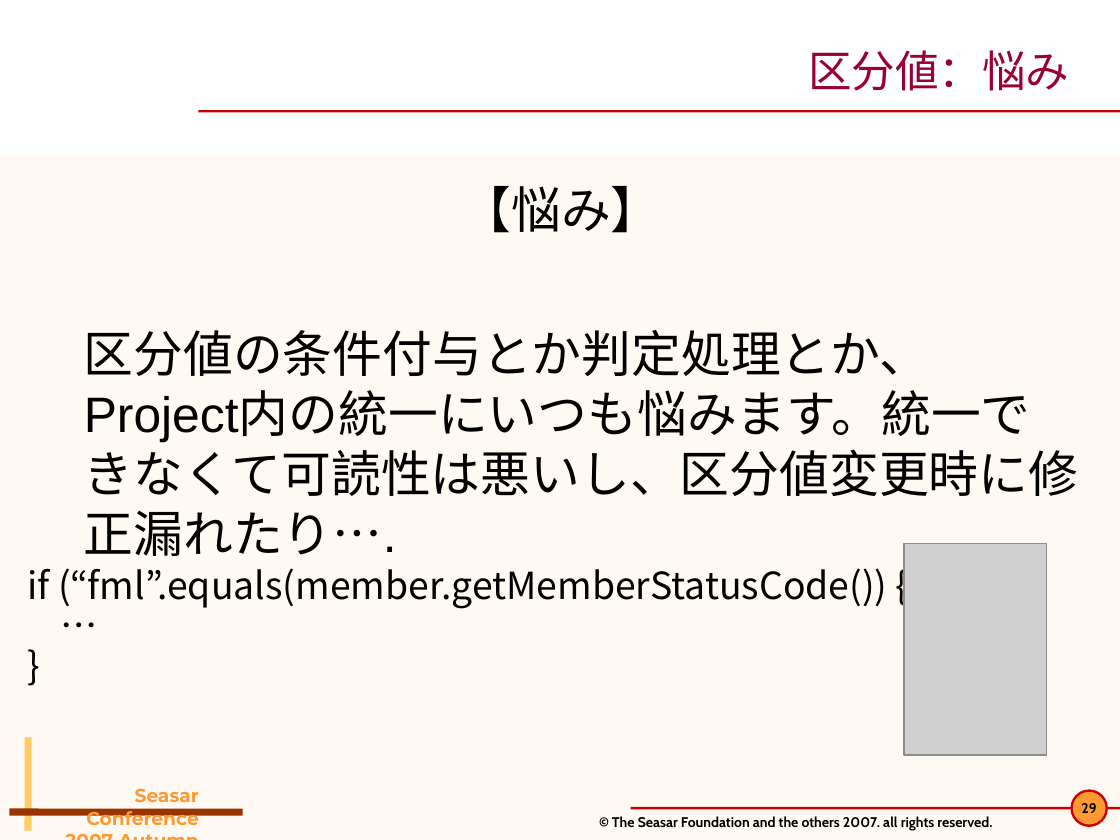
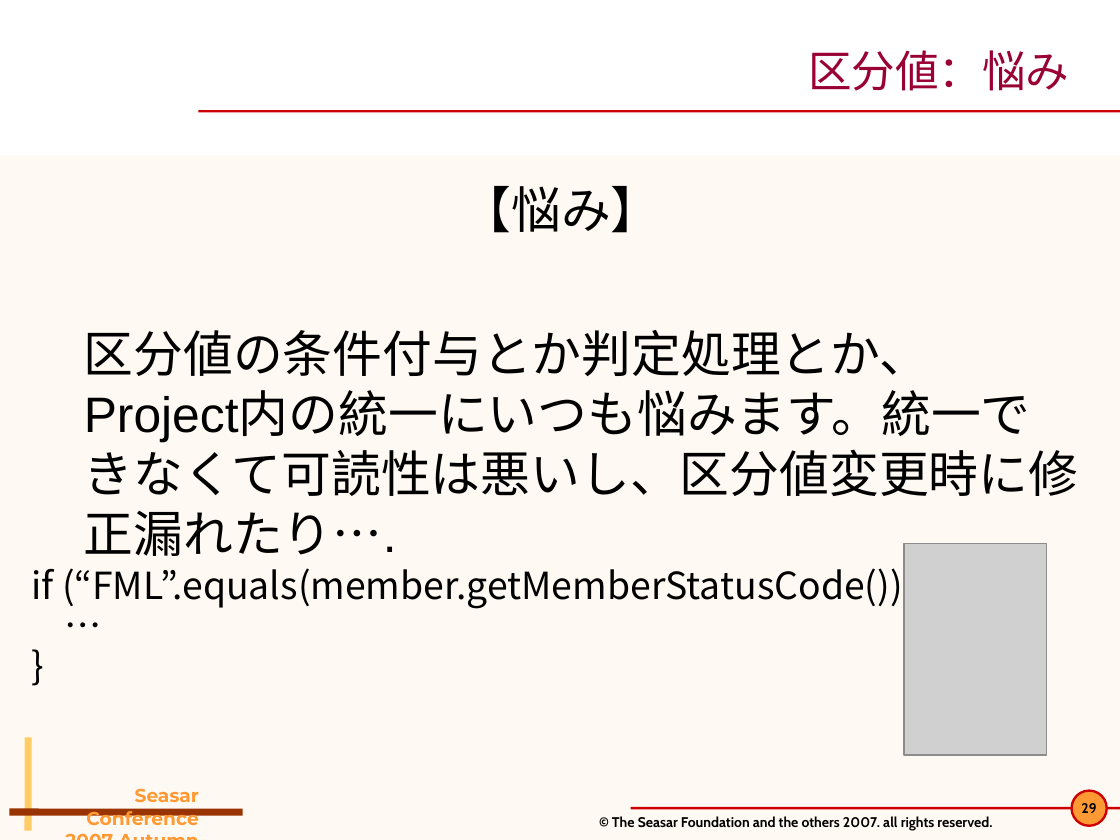
Before and after one commit to seasarorg/dbflute, a slide deck: slide 29 of dbflute/etc/doc/pres/sc2007a_2-DBFlute.ppt. Drawn at 1120x840 pixels with LibreOffice and Linux fonts; fonts in the diff are those of the drawing; grey boxes stand for pictures; background and template pictures are left out. Boxes give left, top, right and bottom in pixels: in the first picture for what was removed or moved away, otherwise in the second. Text is boxed around its words. In the diff, an @@ line names an element or a change of style, - is before the commit and + after.

```diff
--- a/dbflute/etc/doc/pres/sc2007a_2-DBFlute.ppt
+++ b/dbflute/etc/doc/pres/sc2007a_2-DBFlute.ppt
@@ text at <box>31,568,903,609</box>: text changed @@
-if (“fml”.equals(member.getMemberStatusCode()) {
+if (“FML”.equals(member.getMemberStatusCode()) {
```
Also in this commit, not shown: 1 other slide changed, 5 other files.
